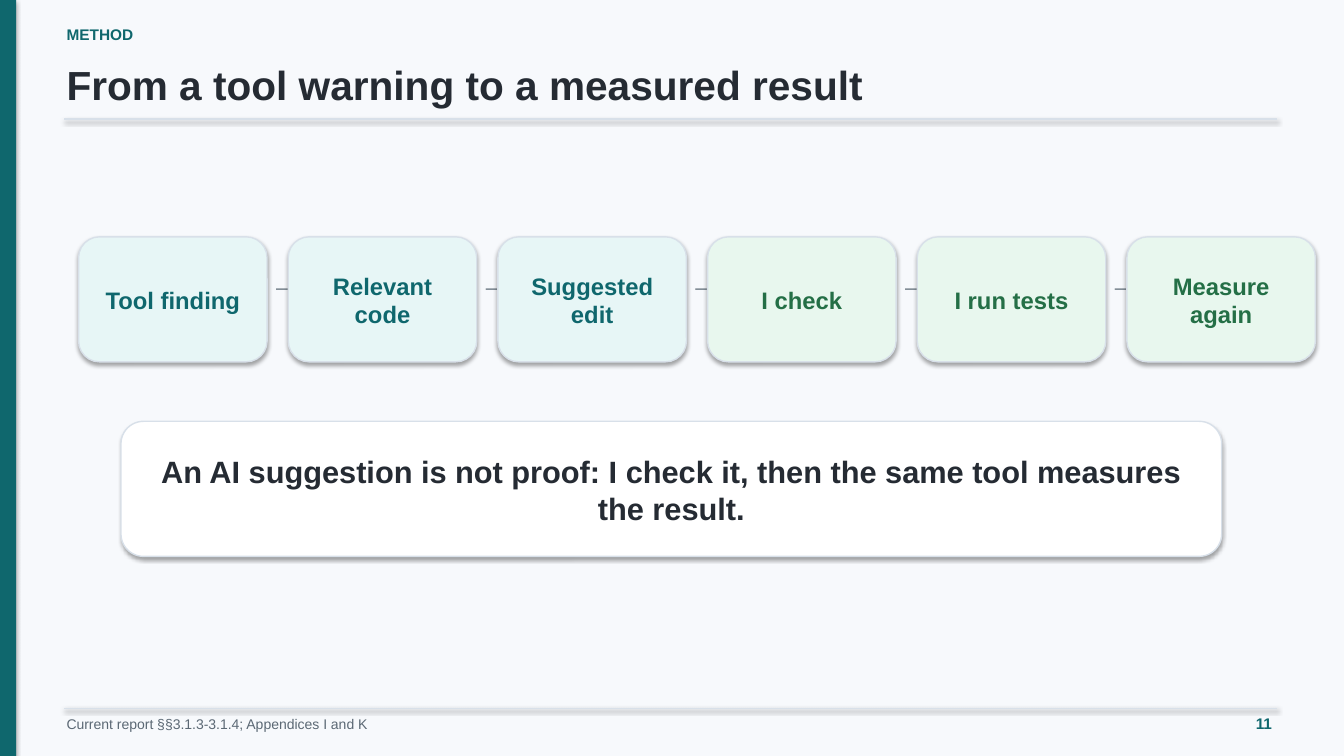
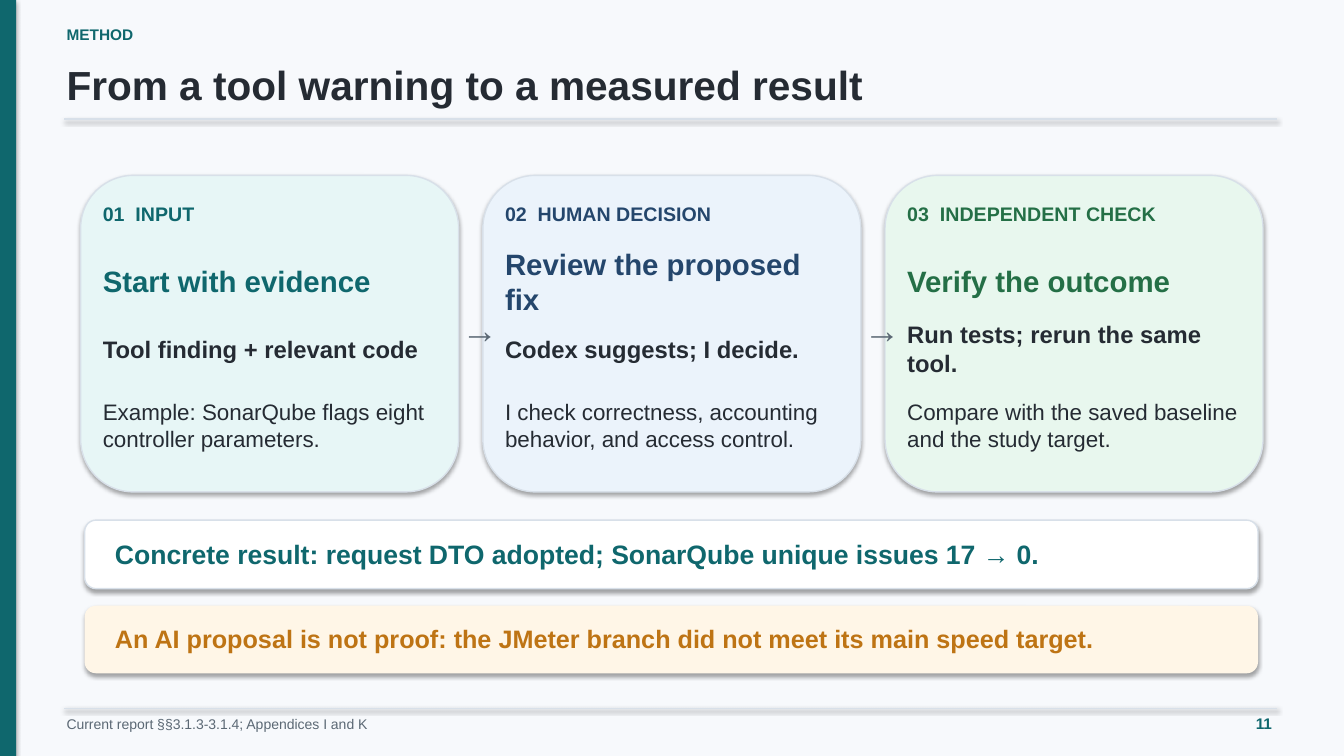
Before and after one commit to minatozaki98/financial-accounting, a slide deck: slide 11 of Document/outputs/final-defense/G6519692_Zaw_Ye_Htut_Ko_Final_Thesis_Defense.pptx. Drawn at 1344x756 pixels with LibreOffice and Linux fonts; fonts in the diff are those of the drawing. Boxes give left, top, right and bottom in pixels: in the first picture for what was removed or moved away, otherwise in the second. Text is boxed around its words. In the diff, an @@ line names an element or a change of style, - is before the commit and + after.

Commit message:
docs: explain evidence flow on defense slide 11

```diff
--- a/Document/outputs/final-defense/G6519692_Zaw_Ye_Htut_Ko_Final_Thesis_Defense.pptx
+++ b/Document/outputs/final-defense/G6519692_Zaw_Ye_Htut_Ko_Final_Thesis_Defense.pptx
@@ rounded rectangle: place and size @@
-rounded rectangle at <box>79,237,267,362</box>
+rounded rectangle at <box>81,175,459,492</box>
@@ rounded rectangle added at <box>483,175,861,492</box>, fill #EBF3FB, outline #D8E0E9 1 pt @@
@@ rounded rectangle: place and size @@
-rounded rectangle at <box>918,237,1106,362</box>
+rounded rectangle at <box>885,175,1263,492</box>
@@ text added at <box>103,207,194,221</box>, 14 pt, text #0F676D, bold @@
+01 INPUT
@@ text added at <box>505,207,711,221</box>, 14 pt, text #24466C, bold @@
+02 HUMAN DECISION
@@ text added at <box>907,207,1156,221</box>, 14 pt, text #246F46, bold @@
+03 INDEPENDENT CHECK
@@ rounded rectangle removed at <box>288,237,477,362</box> @@
@@ rounded rectangle removed at <box>498,237,687,362</box> @@
@@ rounded rectangle removed at <box>708,237,896,362</box> @@
@@ rounded rectangle removed at <box>1127,237,1316,362</box> @@
@@ text removed at <box>268,268,288,298</box> @@
-→
@@ text at <box>505,253,801,310</box>: text changed; size 17 to 21 pt; text colour #0F676D to #24466C @@
-Suggested edit
+Review the proposed fix
@@ text removed at <box>688,268,708,298</box> @@
-→
@@ text removed at <box>1107,268,1127,298</box> @@
-→
@@ text added at <box>103,270,371,293</box>, 21 pt, text #0F676D, bold @@
+Start with evidence
@@ text removed at <box>333,277,432,324</box> @@
-Relevant code
@@ text removed at <box>761,291,843,310</box> @@
-I check
@@ text added at <box>907,270,1170,298</box>, 21 pt, text #246F46, bold @@
+Verify the outcome
@@ text removed at <box>1173,278,1270,328</box> @@
-Measure again
@@ text "→": place and size @@
-text "→" at <box>478,268,498,298</box>
+text "→" at <box>460,308,482,350</box>
@@ text "→" at <box>460,308,482,350</box>: size 21 to 26 pt @@
@@ text "→" at <box>862,308,884,350</box>: size 21 to 26 pt @@
@@ text "→": place and size @@
-text "→" at <box>897,268,918,298</box>
+text "→" at <box>862,308,884,350</box>
@@ text at <box>907,325,1201,373</box>: text changed; text colour #246F46 to #252B33 @@
-I run tests
+Run tests; rerun the same tool.
@@ text at <box>103,340,418,363</box>: text changed; text colour #0F676D to #252B33 @@
-Tool finding
+Tool finding + relevant code
@@ text added at <box>505,340,799,363</box>, 17 pt, text #252B33, bold @@
+Codex suggests; I decide.
@@ text added at <box>103,403,424,452</box>, 16 pt, text #252B33 @@
+Example: SonarQube flags eight controller parameters.
@@ text added at <box>505,403,818,450</box>, 16 pt, text #252B33 @@
+I check correctness, accounting behavior, and access control.
@@ text added at <box>907,403,1237,452</box>, 16 pt, text #252B33 @@
+Compare with the saved baseline and the study target.
@@ rounded rectangle: place and size @@
-rounded rectangle at <box>121,421,1222,557</box>
+rounded rectangle at <box>85,520,1258,589</box>
@@ text at <box>115,544,1039,569</box>: text changed; size 22 to 19 pt; text colour #252B33 to #0F676D @@
-An AI suggestion is not proof: I check it, then the same tool measures the result.
+Concrete result: request DTO adopted; SonarQube unique issues 17 → 0.
@@ rounded rectangle added at <box>85,606,1258,674</box>, fill #FFF6E7 @@
@@ text added at <box>115,629,1093,654</box>, 18 pt, text #BE7414, bold @@
+An AI proposal is not proof: the JMeter branch did not meet its main speed target.
```
Also in this commit, not shown: 2 other files.
